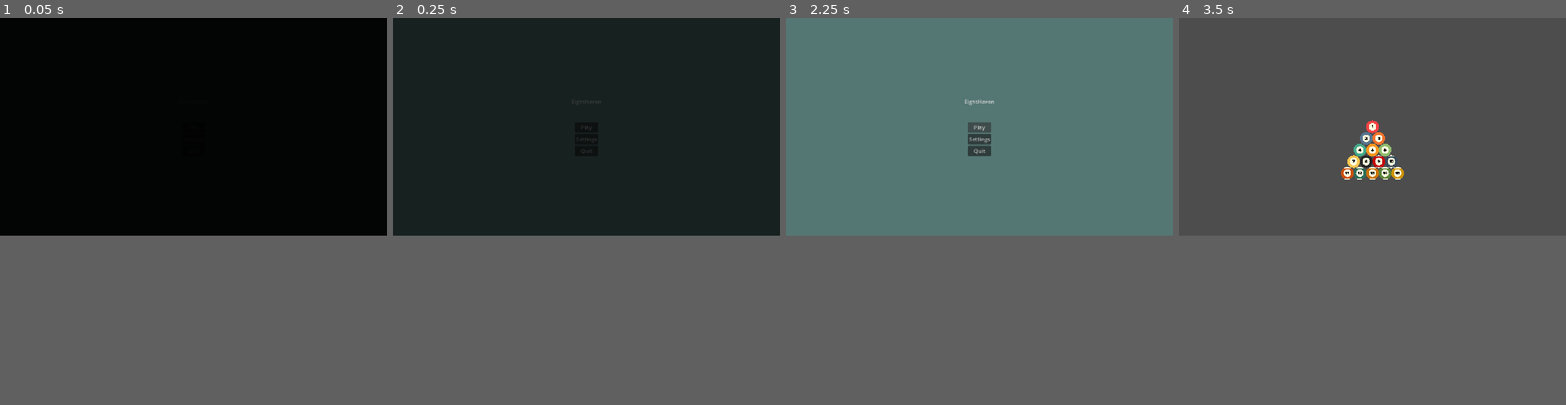
Above: before the commit, frames 1-4 (left to right).
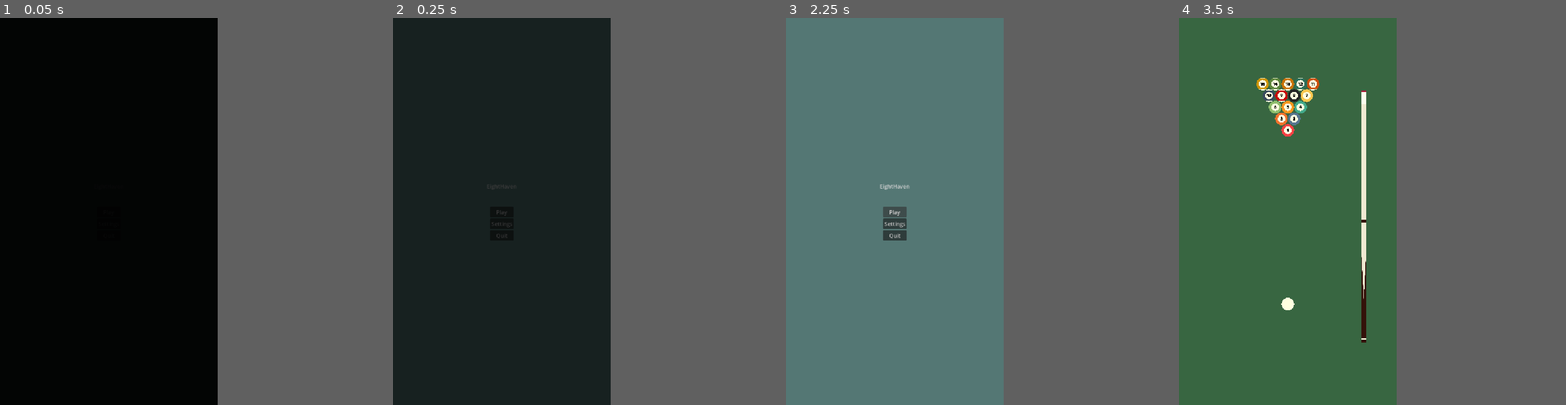
Above: after the commit, the same moments.

Repository: Yukeey07/EightHaven
Game: Godot game, scene res://assets/scenes/main_menu.tscn
Two runs of this game, one before a commit and one after it. Both use one fixed random seed, a clock stepped at 60 frames per second and the inputs below.
Inputs:
- Up to frame 1 (0.05 s): no input
- Up to frame 2 (0.25 s): no input
- Up to frame 3 (2.25 s): click "Play" at 0.5 s; click "Play" at 1.25 s; click "Play" at 2 s
- Up to frame 4 (3.5 s): no input
In our replay, the window is 800x450 before the commit and 450x800 after it. These sizes can differ from the game's own. Grey fills any space a smaller window leaves; there, only what the larger window draws over its background counts as a difference.

The runs differ from the first frame. In frame 2, less than 0.1% of the frame differs, in the area x 24-54%, y 21-57%; in frame 3, 1.0%; in frame 4, 32%, in the area x 0-59%, y 0-84%.

Commit message:
save

Diff:
--- a/assets/scenes/Ball.tscn
+++ b/assets/scenes/Ball.tscn
@@ -2,6 +2,7 @@
 
 [ext_resource type="Texture2D" uid="uid://r2o3wlltmixn" path="res://assets/balls/1@10x.png" id="1_ohnxl"]
 [ext_resource type="Script" uid="uid://bje38l8wm1mha" path="res://assets/scripts/Ball.gd" id="1_xoxug"]
+[ext_resource type="Texture2D" uid="uid://bpdlvq17d2iak" path="res://assets/balls/0@10x.png" id="2_hj1sw"]
 [ext_resource type="Texture2D" uid="uid://cn8w76adqhnv" path="res://assets/balls/2@10x.png" id="3_um5og"]
 [ext_resource type="Texture2D" uid="uid://b02dtfav0pb0y" path="res://assets/balls/3@10x.png" id="4_hj1sw"]
 [ext_resource type="Texture2D" uid="uid://crno4aj3ryigd" path="res://assets/balls/4@10x.png" id="5_8iabw"]
@@ -20,7 +21,7 @@
 [node name="Ball" type="Node2D" unique_id=871185937]
 script = ExtResource("1_xoxug")
 BallNumber = 9
-textures = Array[Texture]([ExtResource("1_ohnxl"), ExtResource("3_um5og"), ExtRe …(314 unchanged characters)…
+textures = Array[Texture]([ExtResource("2_hj1sw"), ExtResource("1_ohnxl"), ExtResource("3_um5og"), ExtRe …(314 unchanged characters)…
 
 [node name="Sprite" type="Sprite2D" parent="." unique_id=76638761]
 unique_name_in_owner = true
--- a/assets/scenes/game_scene.tscn
+++ b/assets/scenes/game_scene.tscn
@@ -1,9 +1,26 @@
 [gd_scene format=3 uid="uid://cxjb1m5mlijb5"]
 
 [ext_resource type="Script" uid="uid://dpvugerkmyjhy" path="res://assets/scripts/gameManager.gd" id="1_yot8c"]
+[ext_resource type="Texture2D" uid="uid://dusj52bs1mwl3" path="res://assets/Queue@5x.png" id="2_07fqf"]
 
 [node name="gameScene" type="Node2D" unique_id=1829530168]
 script = ExtResource("1_yot8c")
 
+[node name="CanvasLayer" type="CanvasLayer" parent="." unique_id=1633955568]
+layer = -1
+
+[node name="ColorRect" type="ColorRect" parent="CanvasLayer" unique_id=1336854635]
+anchors_preset = 15
+anchor_right = 1.0
+anchor_bottom = 1.0
+grow_horizontal = 2
+grow_vertical = 2
+color = Color(0.21960784, 0.4, 0.25490198, 1)
+
+[node name="Queue_5x" type="Sprite2D" parent="CanvasLayer" unique_id=874415612]
+position = Vector2(550, 590)
+scale = Vector2(0.15, 0.15)
+texture = ExtResource("2_07fqf")
+
 [node name="Camera2D" type="Camera2D" parent="." unique_id=56203908]
 zoom = Vector2(0.3, 0.3)
--- a/assets/scripts/gameManager.gd
+++ b/assets/scripts/gameManager.gd
@@ -2,7 +2,7 @@
 
 const BALL = preload("uid://drnq53lohvym0")
 
-var index = 0
+var index = 1
 
 # Called when the node enters the scene tree for the first time.
 func _ready() -> void:
@@ -15,11 +15,16 @@
 	pass
 
 func spawnBalls():
-	var target_pos : Vector2 = Vector2(0,0)
+	var target_pos : Vector2 = Vector2(0,-805)
+	var ball = BALL.instantiate()
+	ball.setBallTexture(0)
+	# One Ball is 115
+	ball.position = target_pos + Vector2(0,1725)
+	add_child(ball)
 	for i in 5:
 		spawnBallRow(target_pos, i + 1)
-		target_pos += Vector2(-62.5,115)
-	index = 0
+		target_pos += Vector2(62.5,-115)
+	index = 1
 	pass
 
 func spawnBallRow(startPos : Vector2, length: int):
@@ -29,5 +34,5 @@
 		index += 1
 		ball.position = startPos
 		add_child(ball)
-		startPos += Vector2(125,0)
+		startPos += Vector2(-125,0)
 	pass
--- a/project.godot
+++ b/project.godot
@@ -17,6 +17,8 @@
 
 [display]
 
+window/size/viewport_width=648
+window/size/viewport_height=1152
 window/stretch/mode="canvas_items"
 window/stretch/aspect="expand"
 
Binary file added: assets/Queue@5x.png
Not shown, added: assets/Queue@5x.png.import
Not shown, added: assets/balls/0@10x.png.import
